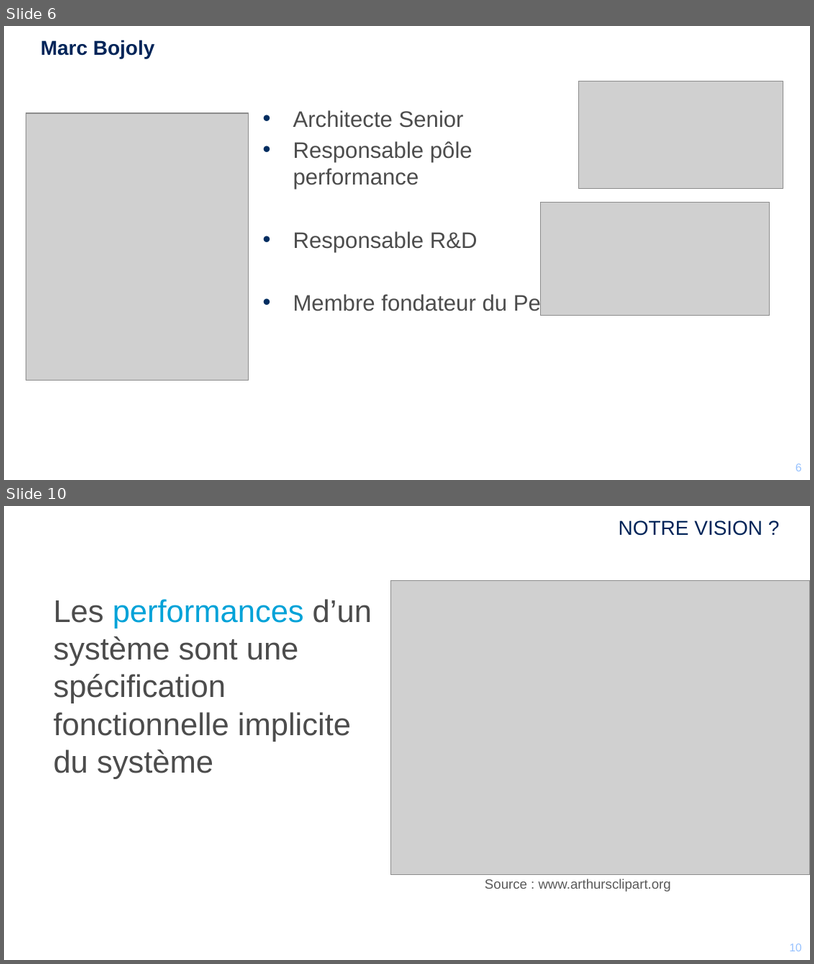
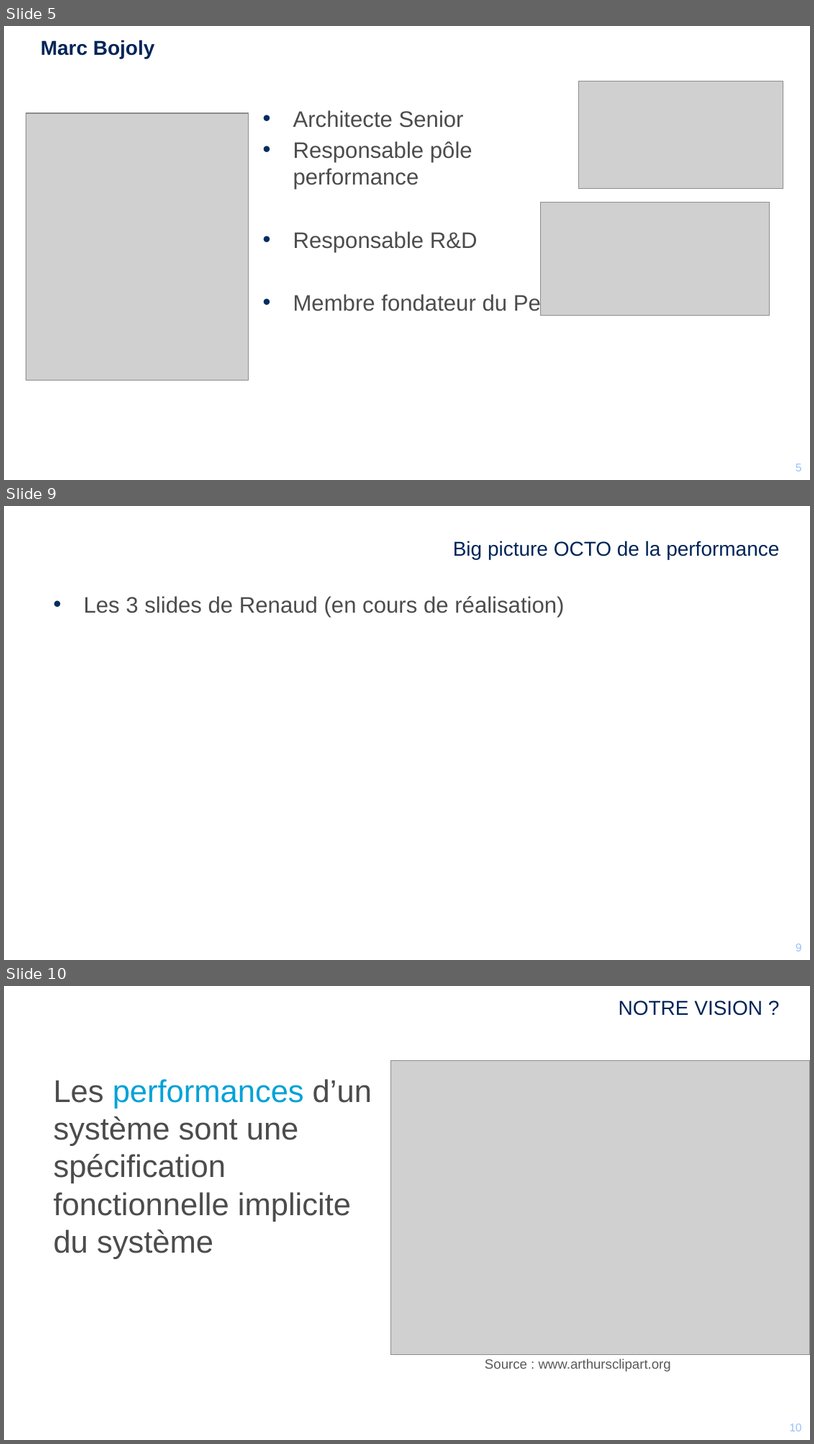
Before and after one commit to mikrob/perfuniversity, a slide deck: PerfUniversity.pptx. Shown one above the other, each under a label of ours: slides 6 and 10 before the commit, slides 5, 9 and 10 after it; the slides between them are not shown. The pictures are 814x964 and 814x1444 pixels, drawn with LibreOffice and Linux fonts; fonts in the diff are those of the drawing; grey boxes stand for pictures; background and template pictures are left out. Boxes give left, top, right and bottom in pixels: in the first picture for what was removed or moved away, otherwise in the second. Text is boxed around its words. In the diff, an @@ line names an element or a change of style, - is before the commit and + after.

```diff
--- a/PerfUniversity.pptx
+++ b/PerfUniversity.pptx
@@ slide 9 added at (4,506,810,960), background picture (left out); not listed: 2 template elements that a slide beside it also shows @@
@@ title added at (453,541,779,559), 18 pt, text #002458 @@
+Big picture OCTO de la performance
@@ text added at (84,596,564,618), 20 pt, text #4C4C4C @@
+• Les 3 slides de Renaud (en cours de réalisation)
@@ what was slide 6 is now slide 5 @@
```
Also in this commit, not shown: 7 slides changed, 1 slide removed.
